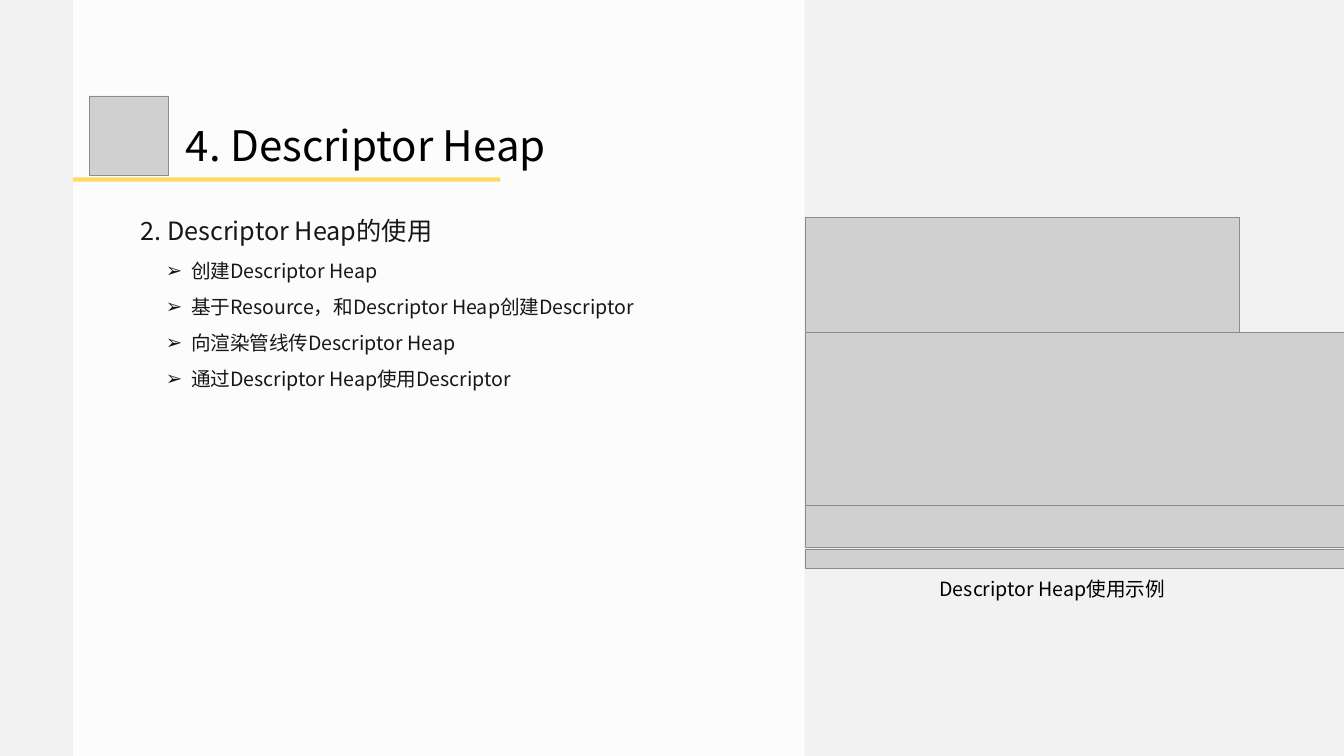
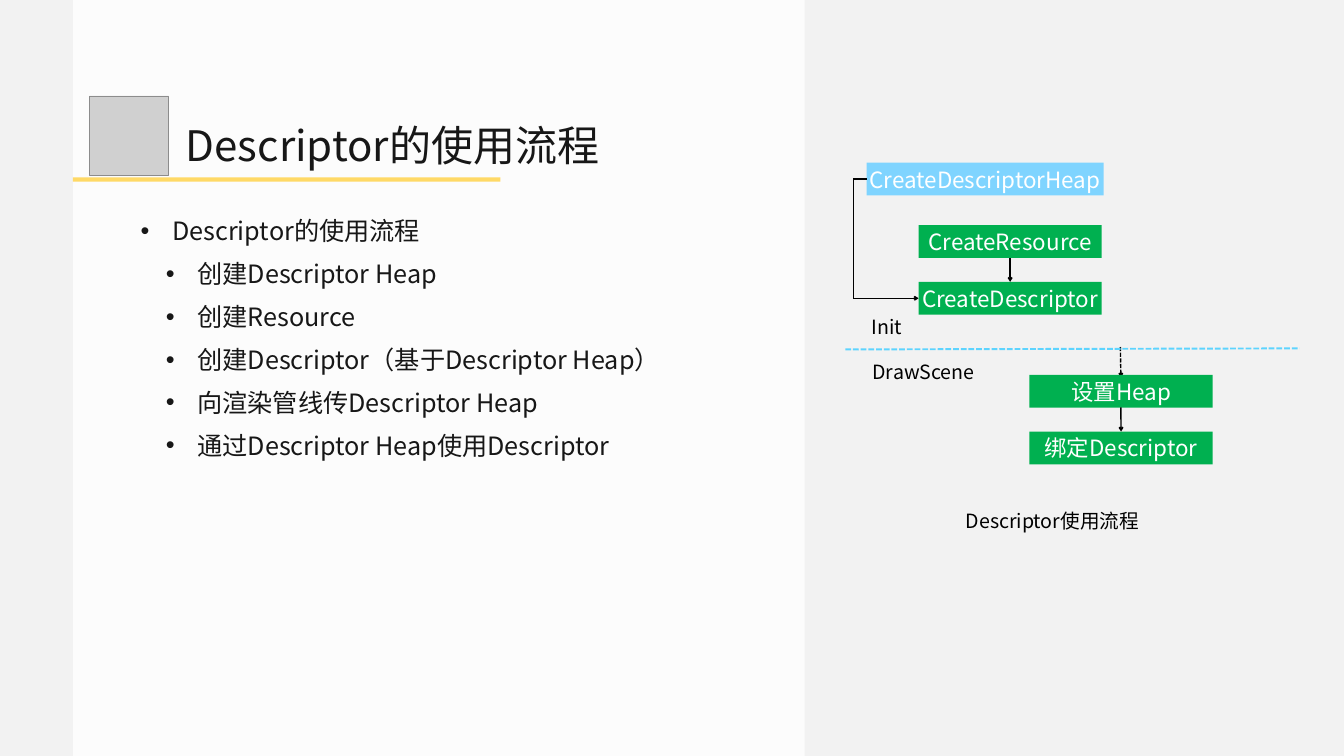
Before and after one commit to doomlover/KSGameEngineTutorials, a slide deck: slide 20 of PPTs/05.深入DX12绘制二.pptx. Drawn at 1344x756 pixels with LibreOffice and Linux fonts; fonts in the diff are those of the drawing; grey boxes stand for pictures. Boxes give left, top, right and bottom in pixels: in the first picture for what was removed or moved away, otherwise in the second. Text is boxed around its words. In the diff, an @@ line names an element or a change of style, - is before the commit and + after.

```diff
--- a/PPTs/05.深入DX12绘制二.pptx
+++ b/PPTs/05.深入DX12绘制二.pptx
@@ text at [186, 125, 599, 171]: text changed; text colour #000000 to #171717 @@
-  4. Descriptor Heap
+  Descriptor的使用流程
@@ text at [172, 219, 420, 246]: text changed @@
-2. Descriptor Heap的使用
+• Descriptor的使用流程
@@ picture removed at [805, 217, 1240, 333] @@
@@ text at [197, 262, 609, 461]: size 28 to 36 pt in "创建Descriptor Heap", "向渲染管线传Descriptor Heap", "通过Descriptor Heap使用Descriptor"; bullet ➢ to • @@
@@ group added at [845, 163, 1300, 464]: 5 rectangles, 3 arrows, 2 texts, 1 line, 1 elbow arrow @@
+DrawScene
+Init
+设置Heap
+绑定Descriptor
+CreateDescriptorHeap
+CreateResource
+CreateDescriptor
@@ text at [197, 305, 660, 375]: text changed; size 28 to 36 pt @@
-  ➢ 基于Resource，和Descriptor Heap创建Descriptor
+  • 创建Resource
+  • 创建Descriptor（基于Descriptor Heap）
@@ picture removed at [805, 333, 1344, 506] @@
@@ picture removed at [805, 505, 1344, 548] @@
@@ text at [966, 511, 1139, 533]: text changed @@
-Descriptor Heap使用示例
+Descriptor使用流程
@@ picture removed at [805, 549, 1344, 568] @@
```
Also in this commit, not shown: 15 other slides changed, 11 slides added, 13 slides removed.
